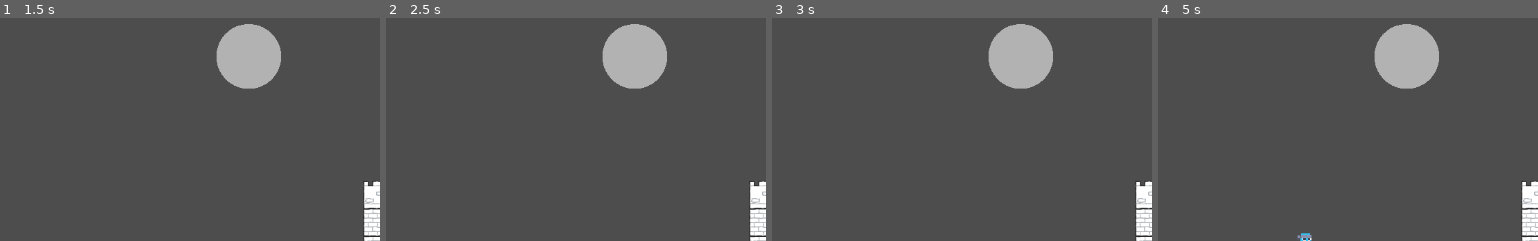
Above: before the commit, frames 1-4 (left to right).
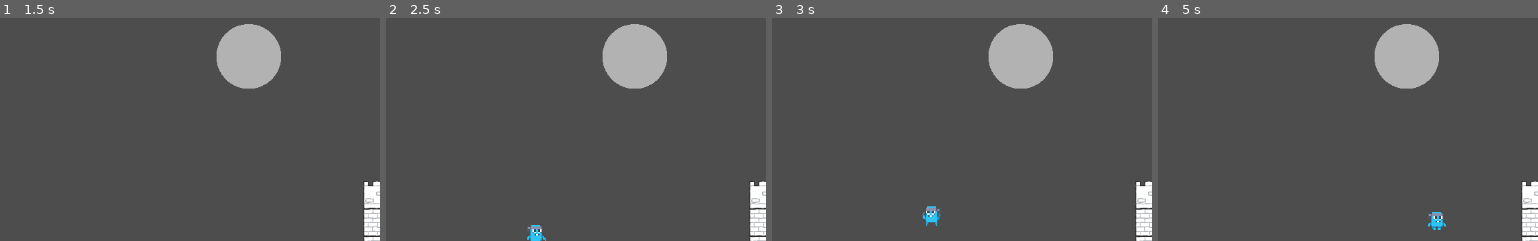
Above: after the commit, the same moments.

Repository: Kevin-Konradi/GMTK_Jam_Game
Game: Godot game, scene res://root_ui.tscn
The game is run twice, just before and just after one commit, with the same random seed, the same clock (stepped at 60 frames per second) and the same inputs.
Inputs:
- Up to frame 1 (1.5 s): click "Start Game" at 0.5 s; tap Enter at 1.25 s; hold D (right) from 1.28 s (still down); tap Space (jump) at 1.35 s
- Up to frame 2 (2.5 s): keep holding D (right); tap Space (jump) at 1.52, 1.82, 2, 2.1, 2.27 s
- Up to frame 3 (3 s): tap Space (jump) at 2.57, 2.85 s; release D (right) at 2.78 s; hold A (left) from 2.78 s (still down)
- Up to frame 4 (5 s): release A (left) at 3.53 s; hold D (right) from 3.53 s (still down); tap Space (jump) at 3.6, 3.77, 4.07, 4.35, 4.52, 4.82 s; tap Enter at 4.25 s
The pictures show only the part of the screen within x 48-98%, y 50-100%; the shares and areas given below are measured in that part.

Frame 1 is identical in both runs. In frame 2, 0.2% of the frame differs, in the area x 37-43%, y 92-100%; in frame 3, 0.3%; in frame 4, 0.4%, in the area x 36-76%, y 86-100%.

Commit message:
improved movement

Diff:
--- a/assets/materials/tileset.tres
+++ b/assets/materials/tileset.tres
@@ -305,7 +305,7 @@
 2:9/0 = 0
 2:9/0/physics_layer_0/linear_velocity = Vector2(0, 0)
 2:9/0/physics_layer_0/angular_velocity = 0.0
-2:9/0/physics_layer_0/polygon_0/points = PackedVector2Array(-61, -61, 61, -61, 61, 61, -61, 61)
+2:9/0/physics_layer_0/polygon_0/points = PackedVector2Array(-61, -61, 61, 61, -61, 61)
 7:8/0 = 0
 7:8/0/physics_layer_0/linear_velocity = Vector2(0, 0)
 7:8/0/physics_layer_0/angular_velocity = 0.0
--- a/root_2d.tscn
+++ b/root_2d.tscn
@@ -13,7 +13,7 @@
 [ext_resource type="Script" path="res://scripts/hud/ContinueButton.gd" id="10_ot2yt"]
 
 [sub_resource type="Curve" id="Curve_euwlj"]
-_data = [Vector2(0, 0), 0.0, 0.0, 0, 0, Vector2(0.75, 1), 1.36239e-07, 0.0, 0, 0]
+_data = [Vector2(0, 0), 0.0, 0.0, 0, 0, Vector2(1, 1), 5.77984e-07, 0.0, 0, 0]
 point_count = 2
 
 [sub_resource type="RectangleShape2D" id="RectangleShape2D_kmkbo"]
@@ -153,7 +153,7 @@
 font = ExtResource("7_x2vmt")
 font_size = 70
 
-[node name="Root" type="Node2D"]
+[node name="Root2" type="Node2D"]
 script = ExtResource("1_nnlp2")
 
 [node name="Player" type="CharacterBody2D" parent="."]
@@ -161,7 +161,11 @@
 position = Vector2(1532, -884)
 scale = Vector2(5, 5)
 script = ExtResource("1_3fgfs")
+speed_cap = 600.0
+acceleration = 0.12
 accelerationCurve = SubResource("Curve_euwlj")
+jump_velocity = -700.0
+friction = 0.145
 
 [node name="Collision" type="CollisionShape2D" parent="Player"]
 position = Vector2(-0.5, 0.5)
@@ -170,6 +174,7 @@
 metadata/_edit_lock_ = true
 
 [node name="Sprite" type="AnimatedSprite2D" parent="Player"]
+z_index = 10
 texture_filter = 1
 sprite_frames = SubResource("SpriteFrames_m2ven")
 animation = &"slide"
--- a/scripts/mechanics/Player.gd
+++ b/scripts/mechanics/Player.gd
@@ -112,19 +112,23 @@
 
 			if new_direction:
 				$Sprite.flip_h = new_direction == -1
-				velocity.x = new_direction * -3
-			else:
-				velocity.x = move_toward(velocity.x, 0, speed_cap)
+
+
+			if not Input.get_action_strength("left") or not Input.get_action_strength("right"):
+				if new_direction:
+					velocity.x = new_direction * -0.5
+				else:
+					velocity.x = new_direction * -0.5
 
 			# Handle Wall Jump.
 			if Input.is_action_just_pressed("jump"):
-				velocity.y = jump_velocity * 1.4
+				velocity.y = jump_velocity * 1.2
 
 				if Input.get_action_strength("left") or Input.get_action_strength("right"):
 					accelerationTimer = 0
-					velocity.x = (-jump_velocity * 2) * new_direction
+					velocity.x = (-jump_velocity * 0.4) * new_direction
 				else:
-					velocity.x = (-jump_velocity * 1.2) * new_direction
+					velocity.x = (-jump_velocity * 0.2) * new_direction
 
 				$Sprite.play("jump")
 			else:
Not shown: 1 places in root_ui.tscn that only renumber resources
